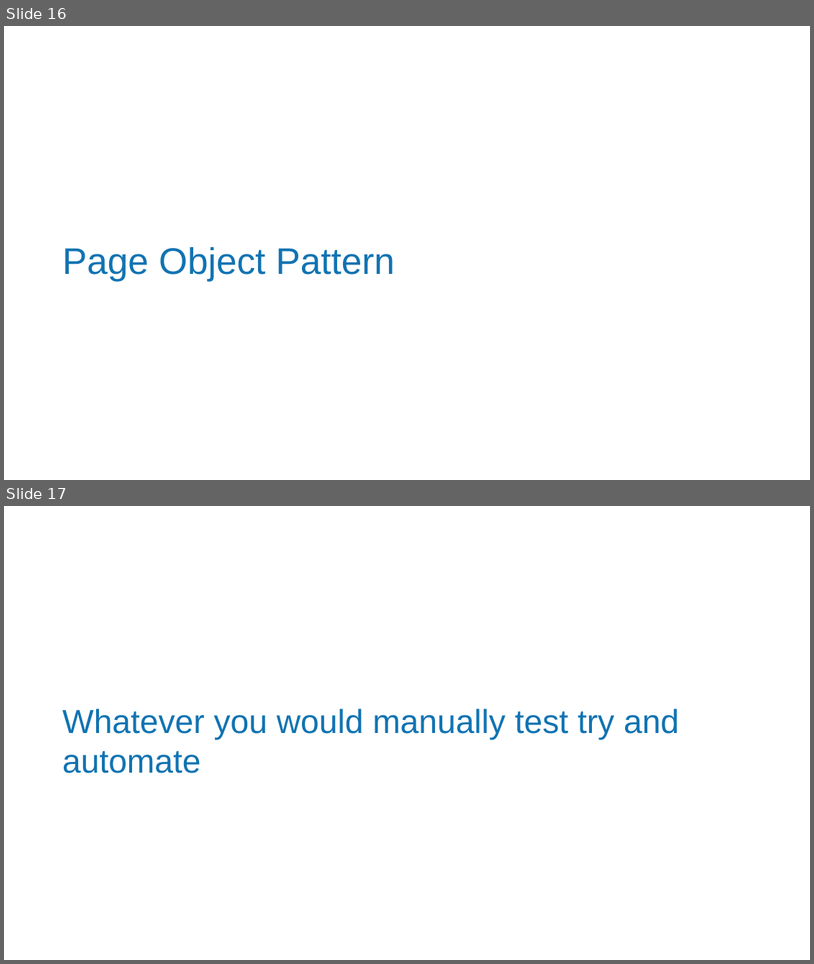
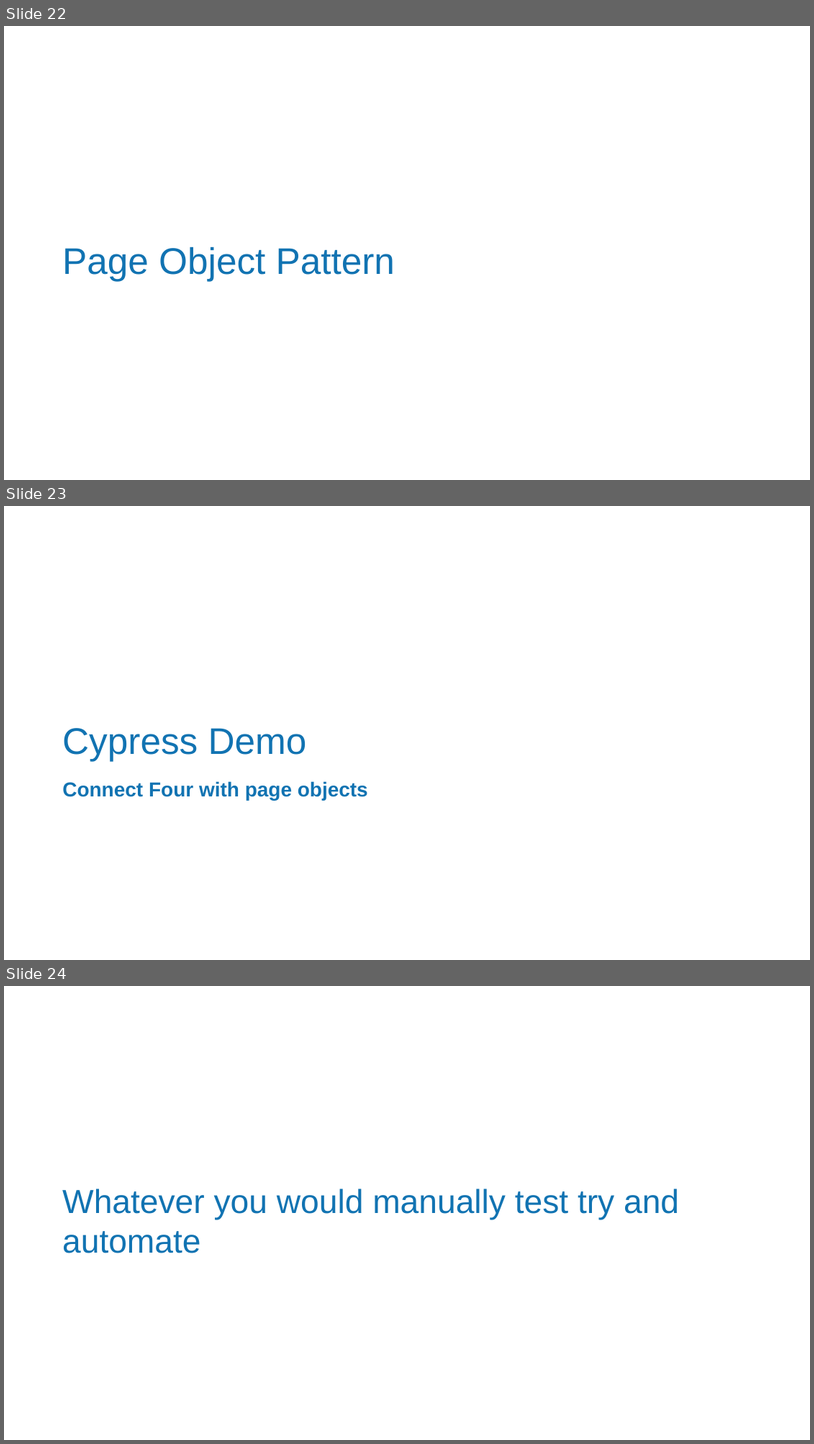
Before and after one commit to MatthewYKnowles/atlanta-code-camp-2019, a slide deck: And Now Seleniums Watch is Ended.pptx. Shown one above the other, each under a label of ours: slides 16 and 17 before the commit, slides 22, 23 and 24 after it. The pictures are 814x964 and 814x1444 pixels, drawn with LibreOffice and Linux fonts; fonts in the diff are those of the drawing; background and template pictures are left out. Boxes give left, top, right and bottom in pixels: in the first picture for what was removed or moved away, otherwise in the second. Text is boxed around its words. In the diff, an @@ line names an element or a change of style, - is before the commit and + after.

```diff
--- a/And Now Seleniums Watch is Ended.pptx
+++ b/And Now Seleniums Watch is Ended.pptx
@@ slide 23 added at [4,506,810,960], background picture (left out) @@
@@ title added at [62,728,307,762], 44 pt, text #1173B2 @@
+Cypress Demo
@@ text added at [62,781,368,800], 24 pt, text #1173B2, bold @@
+Connect Four with page objects
@@ what was slide 16 is now slide 22 @@
@@ what was slide 17 is now slide 24 @@
```
Also in this commit, not shown: 3 slides changed, 11 other slides added, 5 slides removed.
